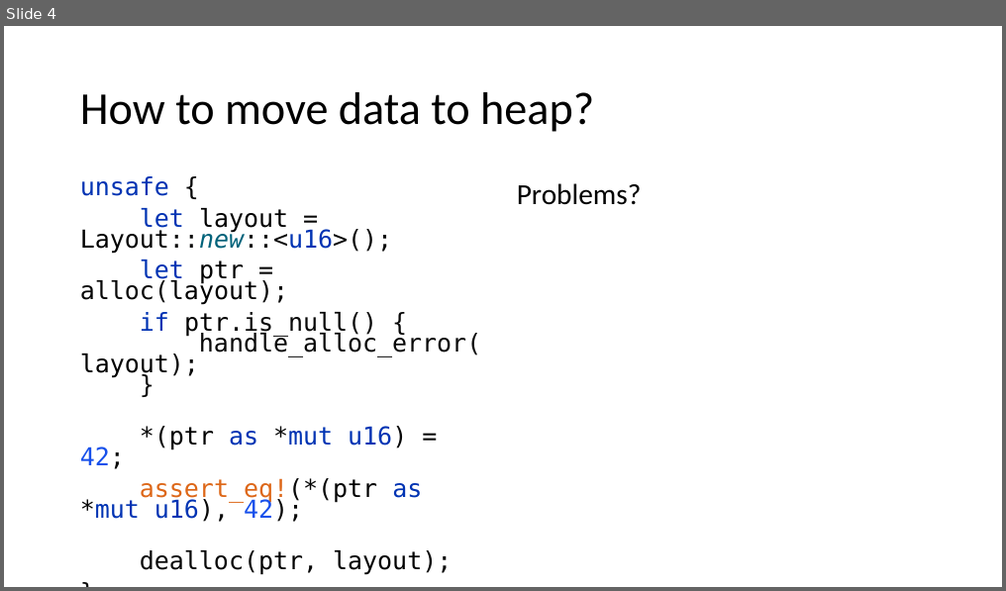
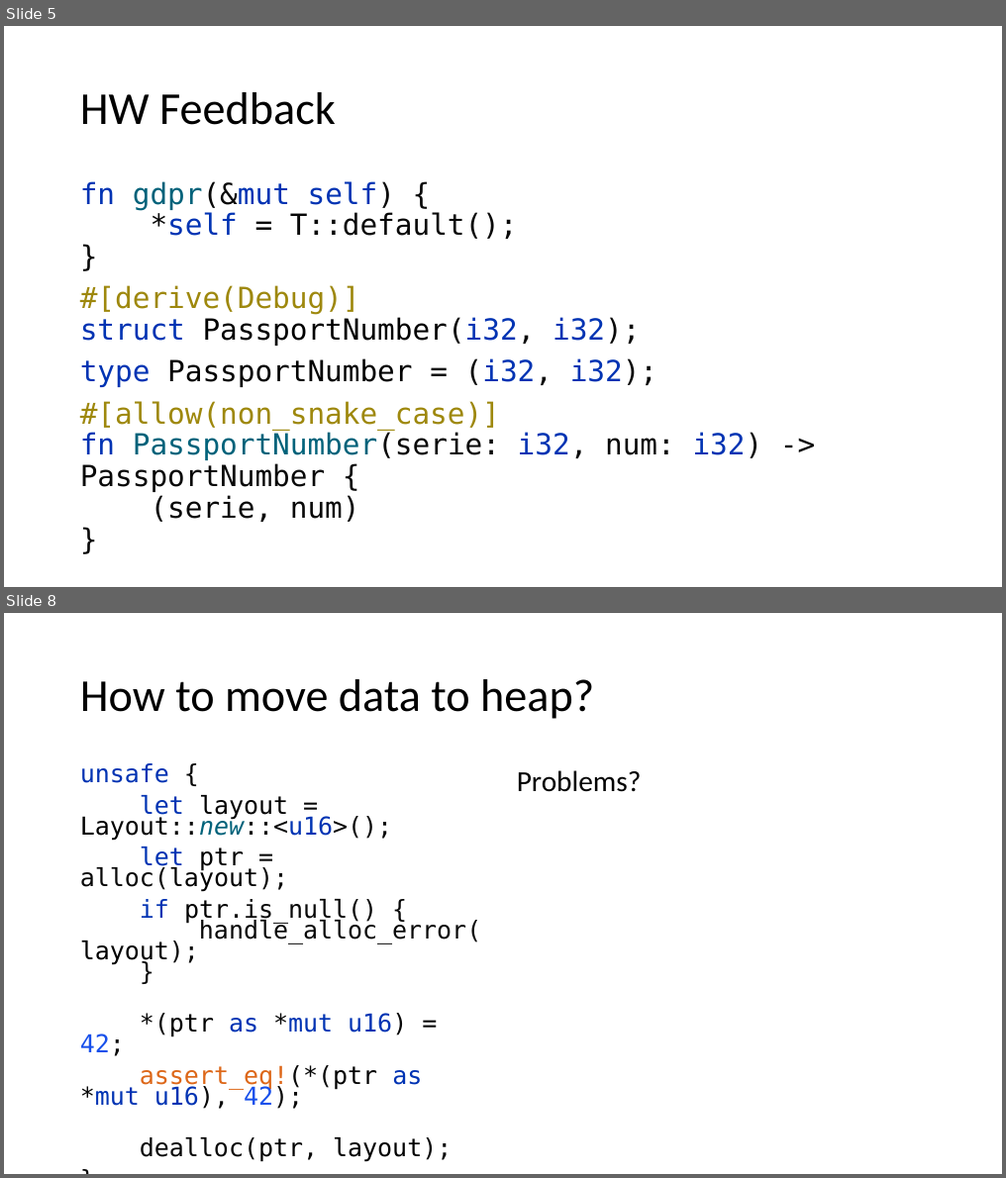
Before and after one commit to kugushev/course-rust-basics, a slide deck: src/05-SmartPointers/05-SmartPointers.pptx. Shown one above the other, each under a label of ours: slide 4 before the commit, slides 5 and 8 after it; the slides between them are not shown. The pictures are 1006x591 and 1006x1178 pixels, drawn with LibreOffice and Linux fonts; fonts in the diff are those of the drawing. Boxes give left, top, right and bottom in pixels: in the first picture for what was removed or moved away, otherwise in the second. Text is boxed around its words. In the diff, an @@ line names an element or a change of style, - is before the commit and + after.

```diff
--- a/src/05-SmartPointers/05-SmartPointers.pptx
+++ b/src/05-SmartPointers/05-SmartPointers.pptx
@@ slide 5 added at (4,26,1002,587), background #FFFFFF @@
@@ title added at (80,92,336,125), 44 pt, text #000000 @@
+HW Feedback
@@ text added at (80,181,763,522), 28 pt, text #080808 @@
+fn gdpr(&mut self) {
+*self = T::default();
+}
+#[derive(Debug)]
+struct PassportNumber(i32, i32);
+type PassportNumber = (i32, i32);
+#[allow(non_snake_case)]
+fn PassportNumber(serie: i32, num: i32) -> PassportNumber {
+(serie, num)
+}
@@ what was slide 4 is now slide 8 @@
```
Also in this commit, not shown: 4 slides changed, 7 other slides added, 1 other file.
